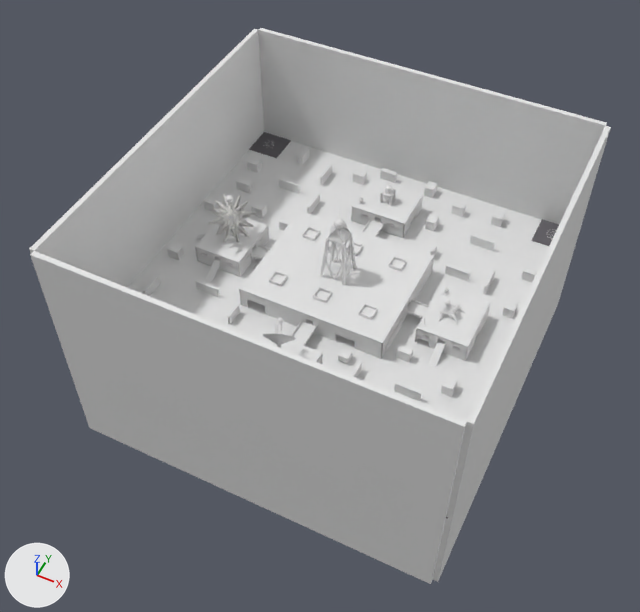
Two versions of the glTF model public/assets/map.glb, one commit apart.
Rendered twice from a 50 mm camera at (101.0, -219.0, 259.0) aimed at (-3.0, -10.0, -2.0). The axes (+X, +Y, +Z) are drawn at lower left. The lights are the same throughout. The older version comes first. Where no turn or scale is listed for an object, it has been applied to the vertices.
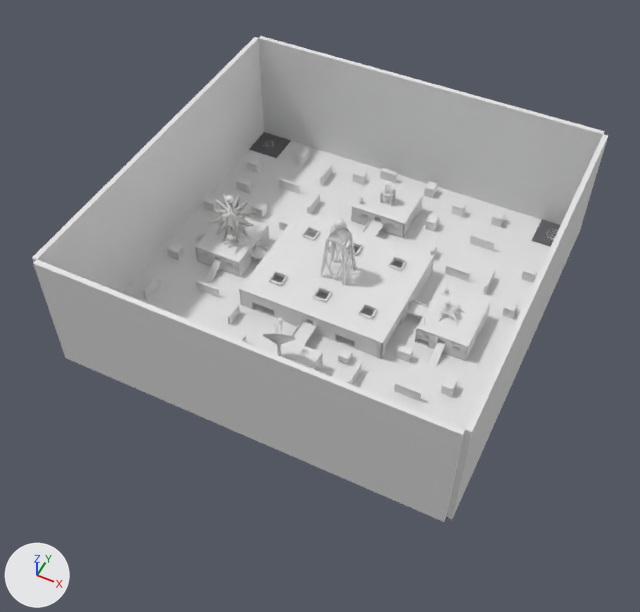
Where the newer file only moved an object's origin or applied its transform, the numbers keep the older frame.

Location of each change, [x1, y1, x2, y2] in pixels of the pictures (640 x 612 px):
'Cube.002', moved, rescaled (21% shorter)
    before: [30, 251, 467, 584]
    after: [33, 260, 465, 522]
'Cube.001', moved, rescaled
    before: [258, 28, 607, 224]
    after: [259, 36, 604, 225]
'Cube.004', moved, rescaled
    before: [29, 29, 264, 288]
    after: [32, 37, 264, 293]
'Cube.003', moved, rescaled (9% narrower, 16% shorter)
    before: [433, 126, 611, 582]
    after: [446, 134, 608, 519]
'Spawn_Etoile.002', moved
    before: [211, 200, 254, 237]
    after: [211, 199, 254, 237]
'Spawn_Etoile.001', moved
    before: [219, 195, 245, 243]
    after: [218, 194, 242, 242]
'Cube.275', moved (not visible afterwards)
    before: [316, 290, 329, 299]
'Cube.277', moved, rescaled (not visible afterwards)
    before: [305, 229, 317, 238]
'Cube.088', moved, turned, rescaled (not visible afterwards)
    before: [251, 256, 257, 263]

What changed in the scene script:
```text
Change ob_cube_001:
    ob_cube_001.location: (0.0, 76.0, 4.0) -> (0.0, 76.0, 25.0)
    ob_cube_001.scale: (75.0, 1.0, 50.0) -> (75.0, 1.0, 25.0)
Change ob_cube_002:
    ob_cube_002.location: (0.0, -76.0, 4.0) -> (0.0, -76.0, 25.0)
    ob_cube_002.scale: (75.0, 1.0, 50.0) -> (75.0, 1.0, 25.0)
Change ob_cube_003:
    ob_cube_003.location: (76.0, 0.0, 4.0) -> (76.0, 0.0, 25.0)
    ob_cube_003.scale: (1.0, 75.0, 50.0) -> (1.0, 75.0, 25.0)
Change ob_cube_004:
    ob_cube_004.location: (-76.0, 0.0, 4.0) -> (-76.0, 0.0, 25.0)
    ob_cube_004.scale: (1.0, 75.0, 50.0) -> (1.0, 75.0, 25.0)
Change ob_cube_088:
    ob_cube_088.location: (-38.0, 0.0, 1.0) -> (-30.1, 24.0, 4.0)
    ob_cube_088.rotation_euler: (0.0, 0.0, 0.0) -> (1.571, 1.571, 0.0)  # degrees (0, 0, 0) -> degrees (90, 90, 0)
    ob_cube_088.scale: (1.0, 3.0, 2.5) -> (0.1, 0.1, 0.75)
Change ob_cube_117:
    ob_cube_117.location: (-34.0, -3.0, 4.6) -> (-30.1, 24.0, 1.0)
    ob_cube_117.rotation_euler: (0.0, 0.0, 0.0) -> (1.571, 1.571, 0.0)  # degrees (0, 0, 0) -> degrees (90, 90, 0)
    ob_cube_117.scale: (0.4, 0.5, 0.25) -> (0.1, 0.1, 0.75)
Change ob_cube_118:
    ob_cube_118.location: (-36.0, -3.0, 4.6) -> (-30.1, 24.0, 3.0)
    ob_cube_118.rotation_euler: (0.0, 0.0, 0.0) -> (1.571, 1.571, 0.0)  # degrees (0, 0, 0) -> degrees (90, 90, 0)
    ob_cube_118.scale: (0.4, 0.5, 0.25) -> (0.1, 0.1, 0.75)
Change ob_cube_275:
    ob_cube_275.location: (0.0, -14.0, 9.0) -> (28.8, -25.1, 5.5)
Change ob_cube_277:
    ob_cube_277.location: (-19.0, 14.0, 9.0) -> (-30.1, 23.5, 4.3)
    ob_cube_277.scale: (2.5, 2.5, 0.5) -> (0.1, 0.1, 4.5)
Change ob_spawn_etoile_001:
    ob_spawn_etoile_001.location: (-48.0, 0.0, 18.0) -> (-48.3, 0.0, 18.0)
Change ob_spawn_etoile_002:
    ob_spawn_etoile_002.location: (-47.0, 1.0, 18.0) -> (-47.2, 1.3, 18.0)
```
